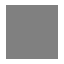
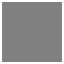
Layers edited between the first and the second (64, 64) image:
painted on "Background" over (x1=2, y1=2, x2=62, y2=62)
